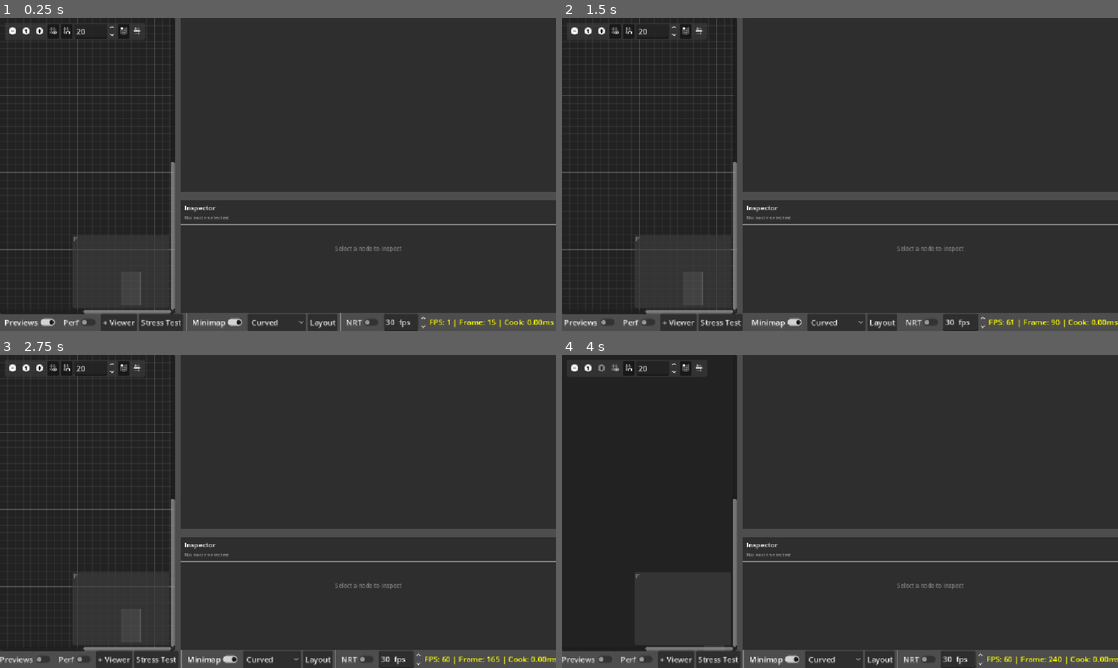
Above: before the commit, frames 1-4 (two rows, left to right).
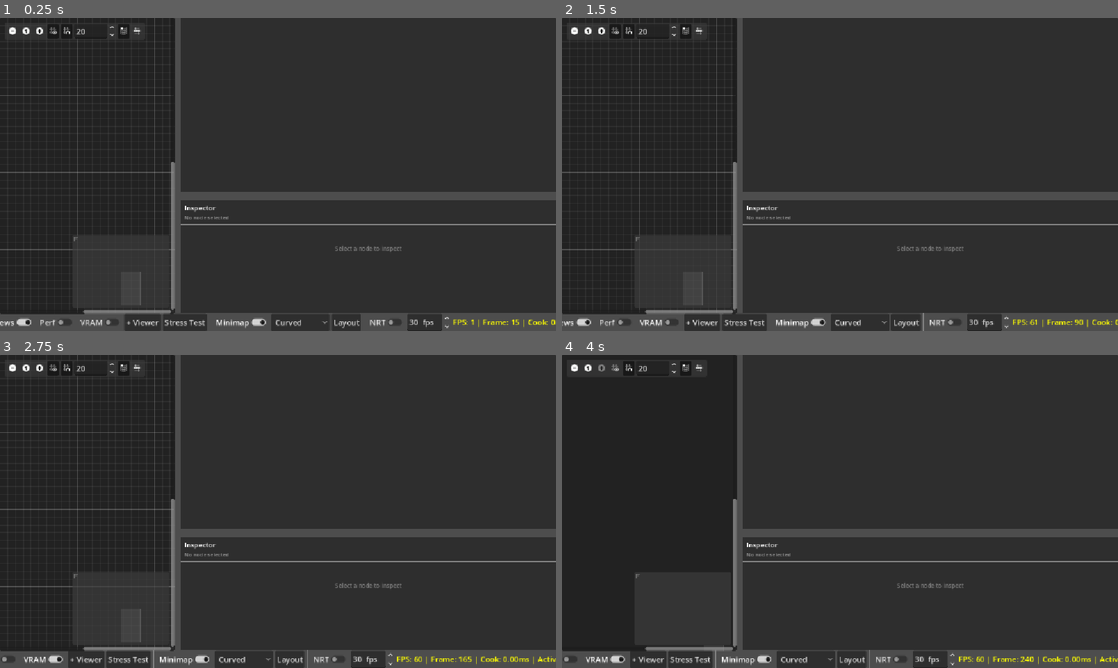
Above: after the commit, the same moments.

Repository: holescapes/GONODES
Game: Godot game, scene res://scenes/gn_editor.tscn
The game is run twice, just before and just after one commit, with the same random seed, the same clock (stepped at 60 frames per second) and the same inputs.
Inputs (mouse positions are in pixels of both pictures, inside the frame that each line leads up to):
- Up to frame 1 (0.25 s): no input
- Up to frame 2 (1.5 s): click (662, 321) at 0.5 s, where only the run after the commit has a clickable "VRAM"; click (606, 321) at 1.25 s, where only the run after the commit has a clickable "VRAM"
- Up to frame 3 (2.75 s): click (94, 658) at 2 s, where only the run after the commit has a clickable "VRAM"
- Up to frame 4 (4 s): click (573, 367) at 2.75 s; click (617, 367) at 3.5 s

The runs differ from the first frame. In frame 1, 2.2% of the frame differs, in the area x 0-100%, y 94-100%; in frame 2, 2.2%; in frame 3, 2.4%; in frame 4, 2.4%.

Commit message:
vram tracking

Diff:
--- a/scenes/gn_editor.gd
+++ b/scenes/gn_editor.gd
@@ -21,8 +21,13 @@
 ## Toolbar toggles (created in _setup_toolbar, stored for state persistence).
 var preview_toggle: CheckButton
 var perf_toggle: CheckButton
+var vram_toggle: CheckButton
 var nrt_toggle: CheckButton
 var nrt_fps_spin: SpinBox
+
+## VRAM budget monitoring (opt-in via toolbar toggle).
+var _vram_enabled: bool = false
+var _vram_budget_mb: float = 0.0   ## User-configurable budget (0 = no limit warning)
 
 ## Which node's output to display in the viewer (click to select).
 var _viewer_node_id: String = ""
@@ -160,6 +165,21 @@
 	var active_count: int = cook_engine._active_set.size()
 	parts.append("Active: %d/%d" % [active_count, total_nodes])
 
+	# VRAM monitoring (only when toggled on)
+	if _vram_enabled:
+		var vram_tex: int = RenderingServer.get_rendering_info(
+			RenderingServer.RENDERING_INFO_TEXTURE_MEM_USED)
+		var vram_buf: int = RenderingServer.get_rendering_info(
+			RenderingServer.RENDERING_INFO_BUFFER_MEM_USED)
+		var vram_total_mb: float = float(vram_tex + vram_buf) / (1024.0 * 1024.0)
+		var vram_tex_mb: float = float(vram_tex) / (1024.0 * 1024.0)
+		var vram_buf_mb: float = float(vram_buf) / (1024.0 * 1024.0)
+		var vram_str: String = "VRAM: %.0fMB (tex %.0f + buf %.0f)" % [
+			vram_total_mb, vram_tex_mb, vram_buf_mb]
+		if _vram_budget_mb > 0.0 and vram_total_mb > _vram_budget_mb:
+			vram_str += " ⚠ >%.0fMB" % _vram_budget_mb
+		parts.append(vram_str)
+
 	if not _viewer_node_id.is_empty():
 		parts.append("Viewing: %s" % _viewer_node_id)
 
@@ -450,13 +470,22 @@
 	info_bar.add_child(perf_toggle)
 	info_bar.move_child(perf_toggle, 6)
 
+	# VRAM monitoring toggle
+	vram_toggle = CheckButton.new()
+	vram_toggle.text = "VRAM"
+	vram_toggle.tooltip_text = "Show GPU memory usage in the info bar (opt-in — reads RenderingServer stats each frame when enabled)"
+	vram_toggle.button_pressed = false
+	vram_toggle.toggled.connect(func(on: bool): _vram_enabled = on)
+	info_bar.add_child(vram_toggle)
+	info_bar.move_child(vram_toggle, 7)
+
 	# Open Viewer button
 	var btn_viewer := Button.new()
 	btn_viewer.text = "+ Viewer"
 	btn_viewer.tooltip_text = "Open a floating viewer window for the selected TOP node"
 	btn_viewer.pressed.connect(func(): open_viewer_window())
 	info_bar.add_child(btn_viewer)
-	info_bar.move_child(btn_viewer, 7)
+	info_bar.move_child(btn_viewer, 8)
 
 	# Stress Test button
 	var btn_stress := Button.new()
@@ -464,12 +493,12 @@
 	btn_stress.tooltip_text = "Build a 55+ node network for performance testing"
 	btn_stress.pressed.connect(_on_stress_test_pressed)
 	info_bar.add_child(btn_stress)
-	info_bar.move_child(btn_stress, 8)
+	info_bar.move_child(btn_stress, 9)
 
 	# Separator before graph-view tools
 	var sep2 := VSeparator.new()
 	info_bar.add_child(sep2)
-	info_bar.move_child(sep2, 9)
+	info_bar.move_child(sep2, 10)
 
 	# Minimap toggle
 	var minimap_toggle := CheckButton.new()
@@ -479,7 +508,7 @@
 	minimap_toggle.toggled.connect(func(on: bool):
 		graph_editor.minimap_enabled = on)
 	info_bar.add_child(minimap_toggle)
-	info_bar.move_child(minimap_toggle, 10)
+	info_bar.move_child(minimap_toggle, 11)
 
 	# Wire style OptionButton
 	var wire_opt := OptionButton.new()
@@ -490,7 +519,7 @@
 	wire_opt.item_selected.connect(func(idx: int):
 		graph_editor.set_wire_style(idx))
 	info_bar.add_child(wire_opt)
-	info_bar.move_child(wire_opt, 11)
+	info_bar.move_child(wire_opt, 12)
 
 	# Auto-layout button
 	var btn_layout := Button.new()
@@ -498,12 +527,12 @@
 	btn_layout.tooltip_text = "Auto-layout all nodes (Ctrl+L)"
 	btn_layout.pressed.connect(func(): graph_editor.auto_layout())
 	info_bar.add_child(btn_layout)
-	info_bar.move_child(btn_layout, 12)
+	info_bar.move_child(btn_layout, 13)
 
 	# Separator before Non-Realtime controls
 	var sep3 := VSeparator.new()
 	info_bar.add_child(sep3)
-	info_bar.move_child(sep3, 13)
+	info_bar.move_child(sep3, 14)
 
 	# Non-Realtime toggle
 	nrt_toggle = CheckButton.new()
@@ -512,7 +541,7 @@
 	nrt_toggle.button_pressed = false
 	nrt_toggle.toggled.connect(_on_nrt_toggled)
 	info_bar.add_child(nrt_toggle)
-	info_bar.move_child(nrt_toggle, 14)
+	info_bar.move_child(nrt_toggle, 15)
 
 	# Non-Realtime FPS SpinBox
 	nrt_fps_spin = SpinBox.new()
@@ -526,7 +555,7 @@
 	nrt_fps_spin.custom_minimum_size.x = 90
 	nrt_fps_spin.value_changed.connect(_on_nrt_fps_changed)
 	info_bar.add_child(nrt_fps_spin)
-	info_bar.move_child(nrt_fps_spin, 15)
+	info_bar.move_child(nrt_fps_spin, 16)
 
 
 ## Keyboard shortcuts for file operations.
Not shown, changed: GONODES_CONTEXT.md
